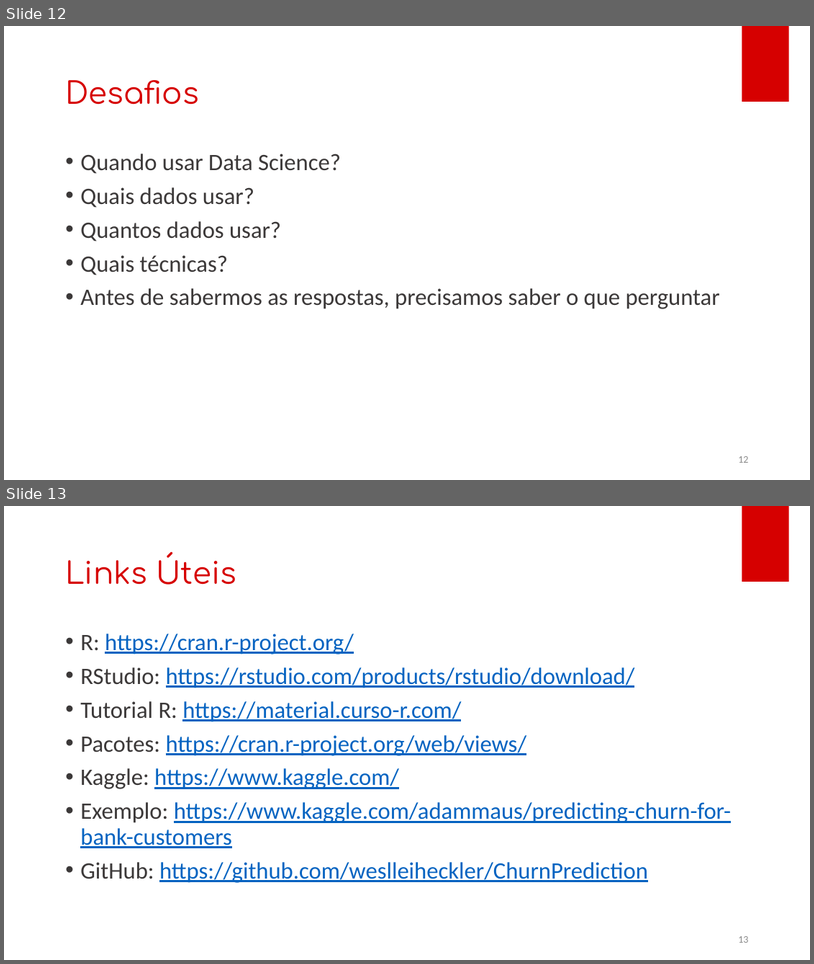
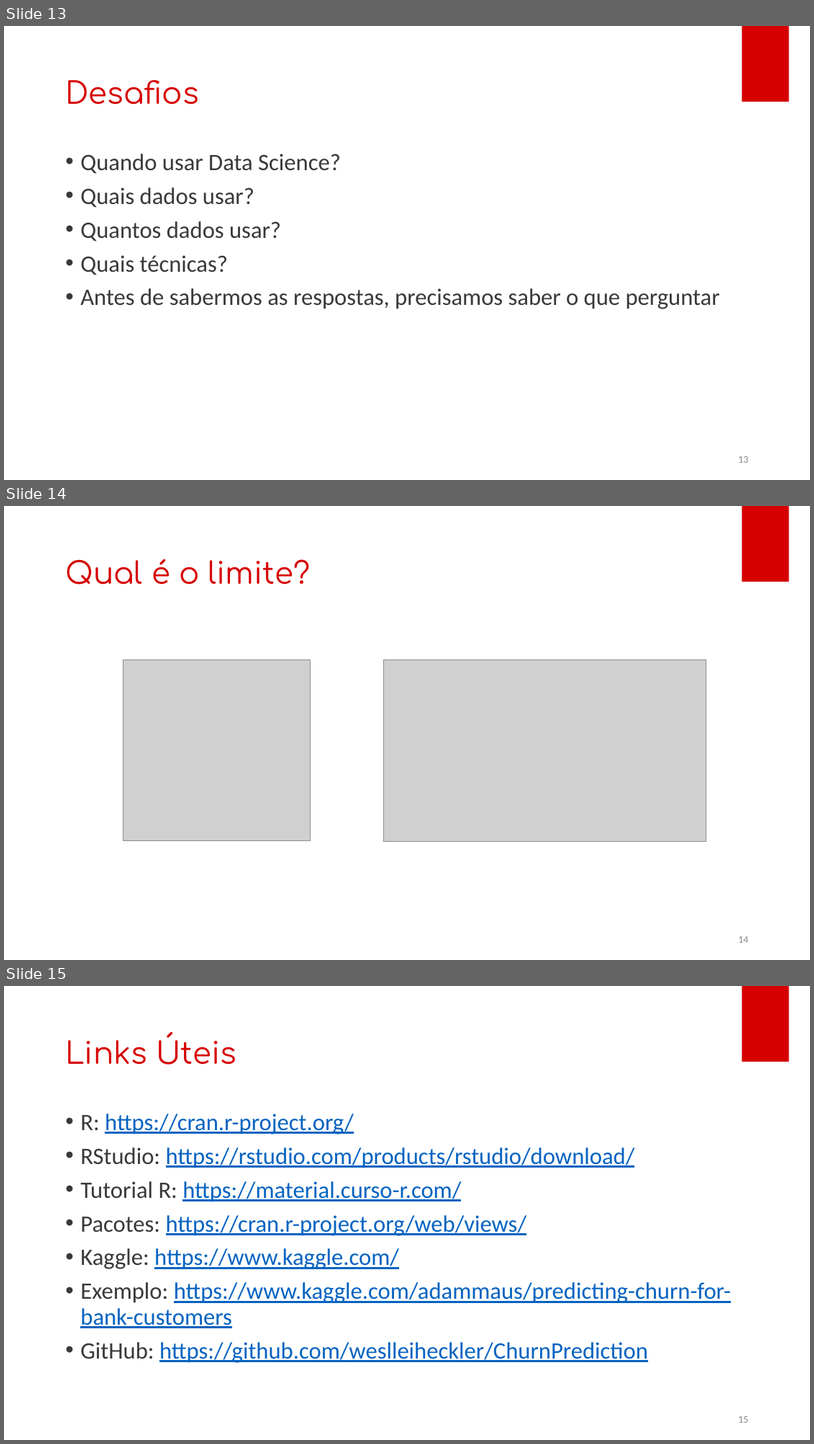
Before and after one commit to weslleiheckler/ChurnPrediction, a slide deck: DataScience.pptx. Shown one above the other, each under a label of ours: slides 12 and 13 before the commit, slides 13, 14 and 15 after it. The pictures are 814x964 and 814x1444 pixels, drawn with LibreOffice and Linux fonts; fonts in the diff are those of the drawing; grey boxes stand for pictures; background and template pictures are left out. Boxes give left, top, right and bottom in pixels: in the first picture for what was removed or moved away, otherwise in the second. Text is boxed around its words. In the diff, an @@ line names an element or a change of style, - is before the commit and + after.

```diff
--- a/DataScience.pptx
+++ b/DataScience.pptx
@@ slide 14 added at [4,506,810,960], background #FFFFFF; not listed: 1 template element that a slide beside it also shows @@
@@ title added at [65,559,311,584], 36 pt, text #D60000 @@
+Qual é o limite?
@@ picture added at [124,659,310,841] @@
@@ picture added at [384,659,706,841] @@
@@ page number added at [738,936,748,942], 12 pt, text #8C8C8C @@
+14
@@ what was slide 12 is now slide 13 @@
@@ what was slide 13 is now slide 15 @@
```
Also in this commit, not shown: 5 slides changed, 2 other slides added, 1 slide removed, 2 other files.
